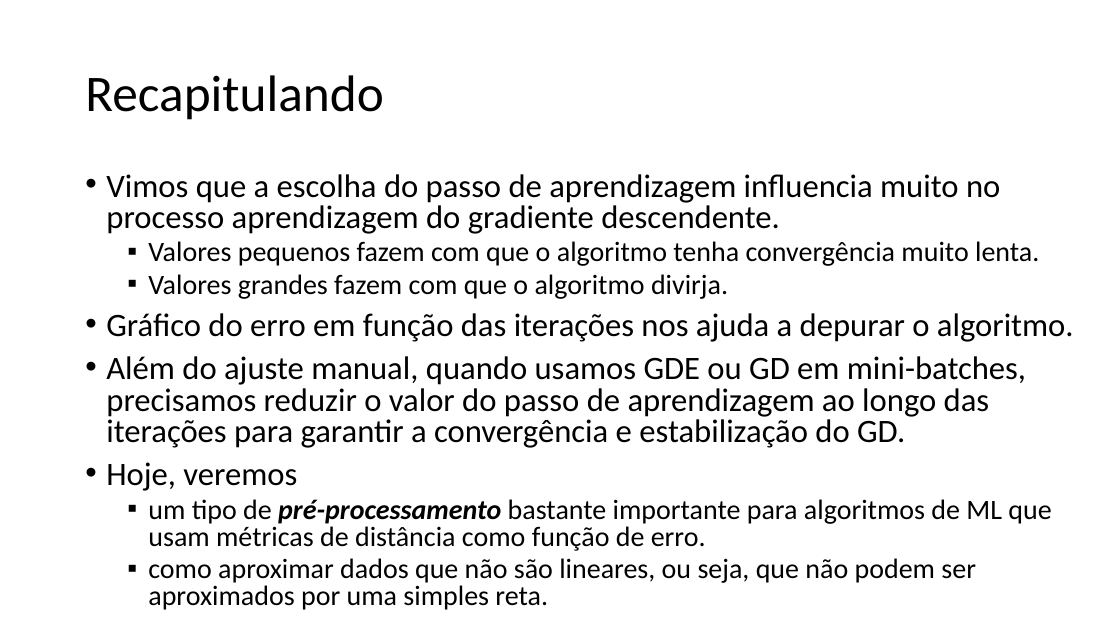
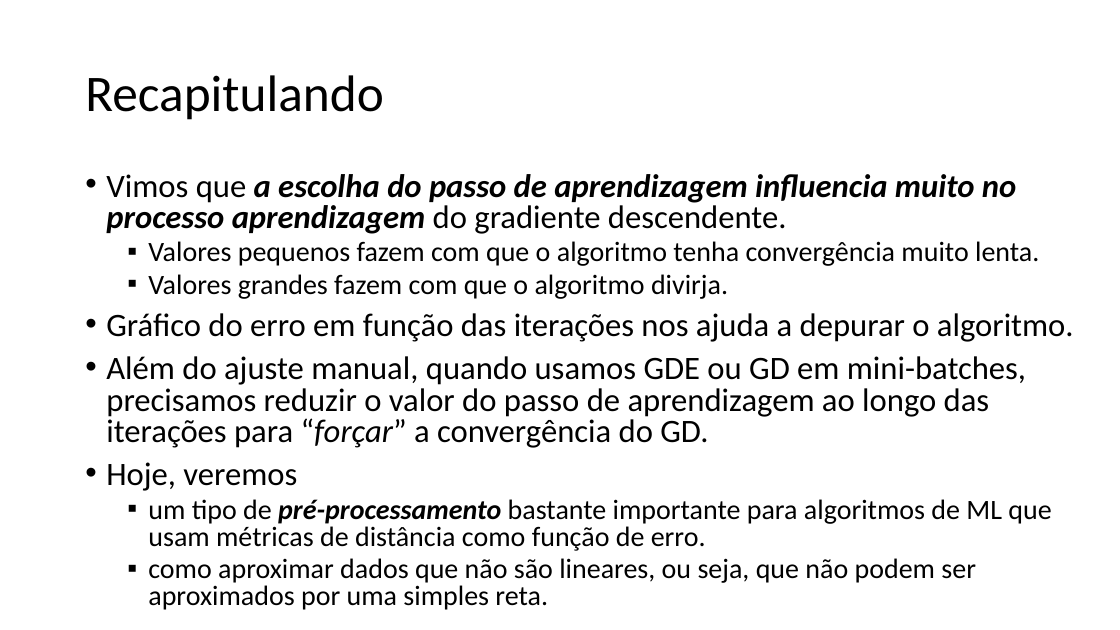
Before and after one commit to zz4fap/t319_aprendizado_de_maquina, a slide deck: slide 2 of slides/T319_Regressão_Linear (Parte IV).pptx. Drawn at 1120x630 pixels with LibreOffice and Linux fonts; fonts in the diff are those of the drawing. Boxes give left, top, right and bottom in pixels: in the first picture for what was removed or moved away, otherwise in the second. Text is boxed around its words. In the diff, an @@ line names an element or a change of style, - is before the commit and + after.

```diff
--- a/slides/T319_Regressão_Linear (Parte IV).pptx
+++ b/slides/T319_Regressão_Linear (Parte IV).pptx
@@ text at <box>106,174,1016,234</box>: bold on, italic on in "a escolha do passo de aprendizagem influencia ..." @@
@@ text at <box>106,356,1026,448</box>: text changed @@
-• Além do ajuste manual, quando usamos GDE ou GD em mini-batches, precisamos reduzir o valor do passo de aprendizagem ao longo das iterações para garantir a convergência e estabilização do GD.
+• Além do ajuste manual, quando usamos GDE ou GD em mini-batches, precisamos reduzir o valor do passo de aprendizagem ao longo das iterações para “forçar” a convergência do GD.
```
Also in this commit, not shown: 3 other slides changed, 11 other files.
